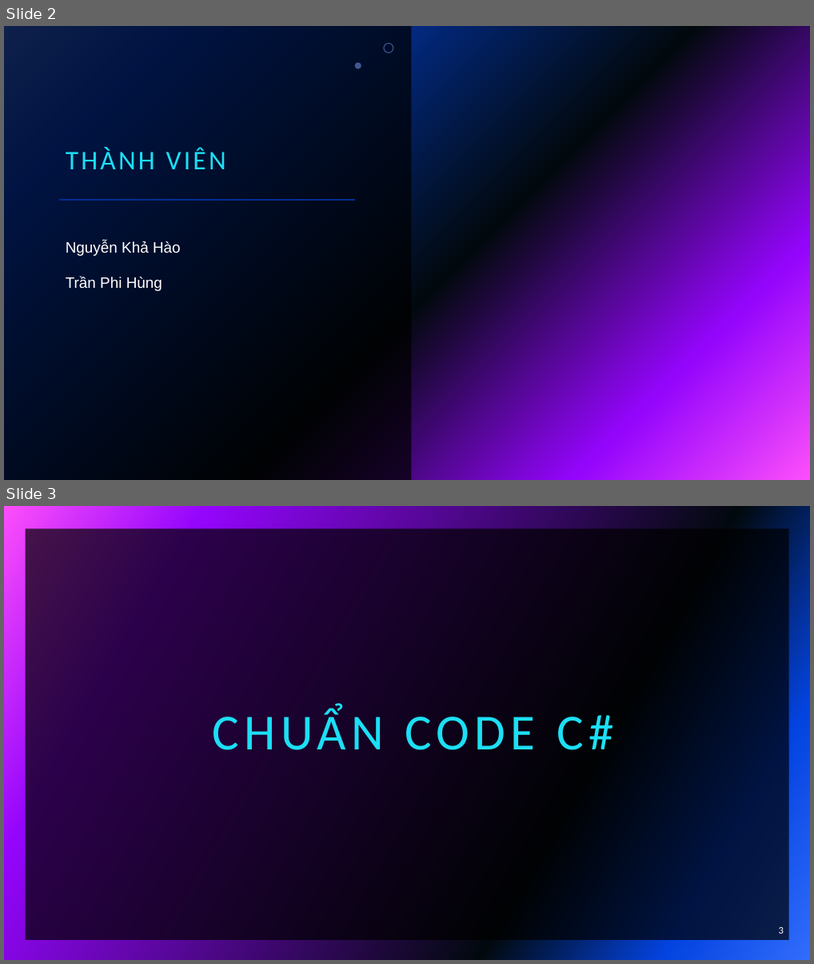
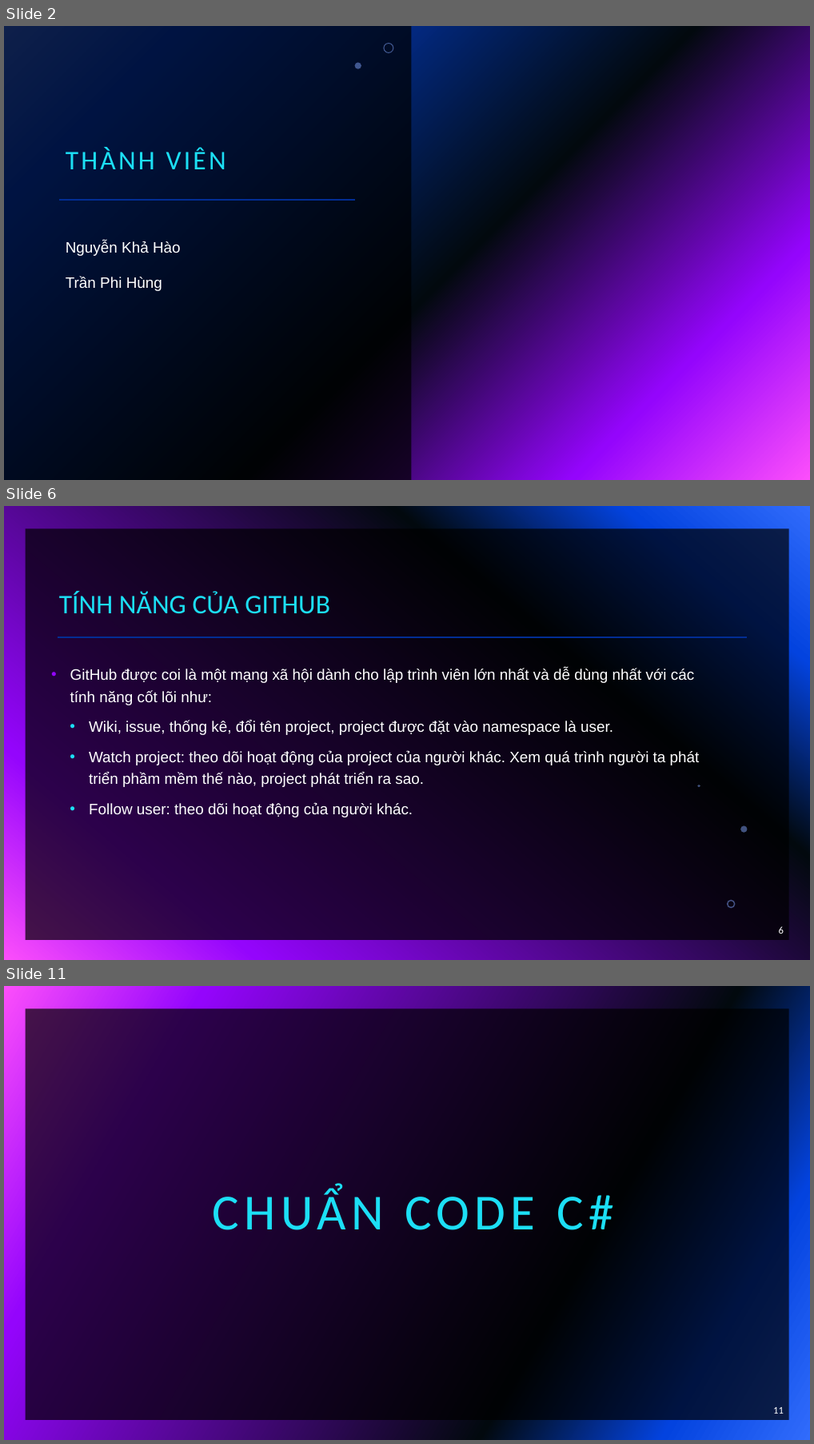
Before and after one commit to haohao0550/CongNghePhanMem, a slide deck: CNPM15_NHOM01_102220014_102220020_Github_CodeStyle_UnitCode.pptx. Shown one above the other, each under a label of ours: slides 2 and 3 before the commit, slides 2, 6 and 11 after it; the slides between them are not shown. The pictures are 814x964 and 814x1444 pixels, drawn with LibreOffice and Linux fonts; fonts in the diff are those of the drawing; background and template pictures are left out. Boxes give left, top, right and bottom in pixels: in the first picture for what was removed or moved away, otherwise in the second. Text is boxed around its words. In the diff, an @@ line names an element or a change of style, - is before the commit and + after.

Commit message:
update PowerPoint github-unittest-codestyle
update PowerPoint github-unittest-codestyle

```diff
--- a/CNPM15_NHOM01_102220014_102220020_Github_CodeStyle_UnitCode.pptx
+++ b/CNPM15_NHOM01_102220014_102220020_Github_CodeStyle_UnitCode.pptx
@@ slide 6 added at [4, 506, 810, 960], background gradient #316CFC to #0343DF to #02090E to #9405FC to #FC4EFB; not listed: 1 template element that a slide beside it also shows @@
@@ title added at [59, 591, 330, 614], 32 pt, text #1CDFF5 @@
+TÍNH NĂNG CỦA GITHUB
@@ line added from (58, 637) to (748, 637), #9405FC 2 pt @@
@@ text added at [70, 668, 700, 817], 18 pt, text #FFFFFF @@
+• GitHub được coi là một mạng xã hội dành cho lập trình viên lớn nhất và dễ dùng nhất với các tính năng cốt lõi như:
+  • Wiki, issue, thống kê, đổi tên project, project được đặt vào namespace là user.
+  • Watch project: theo dõi hoạt động của project của người khác. Xem quá trình người ta phát triển phầm mềm thế nào, project phát triển ra sao.
+  • Follow user: theo dõi hoạt động của người khác.
@@ freeform shape added at [698, 784, 701, 787], fill #83A7FD at 49% opacity @@
@@ freeform shape added at [742, 825, 748, 832], fill #83A7FD at 49% opacity @@
@@ freeform shape added at [727, 900, 736, 908], fill #83A7FD at 49% opacity @@
@@ page number added at [779, 926, 784, 933], 12 pt, text #FFFFFF @@
+6
@@ what was slide 3 is now slide 11 @@
@@ page number at [774, 1407, 784, 1413]: text changed @@
-3
+11
```
Also in this commit, not shown: 6 slides changed, 7 other slides added, 15 slides removed.
